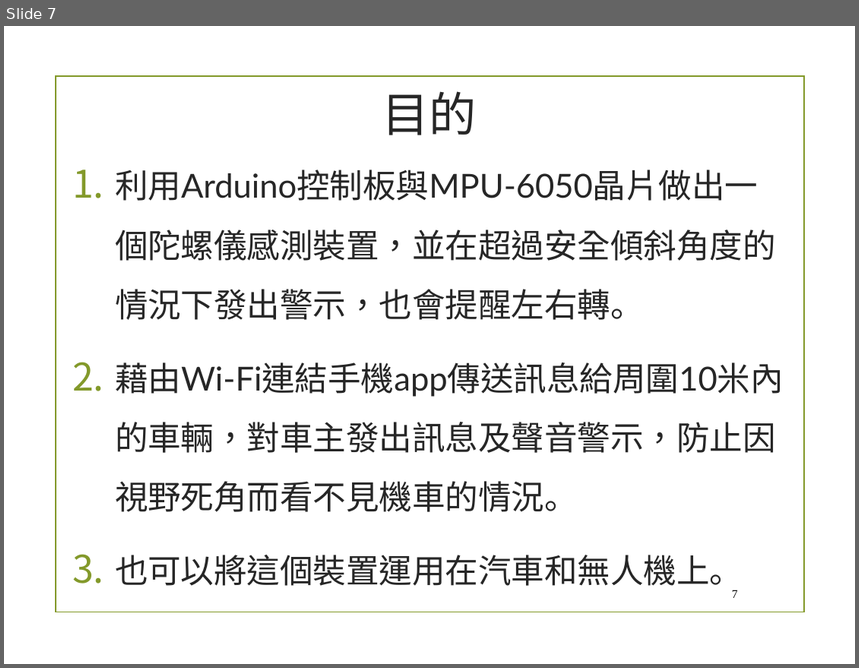
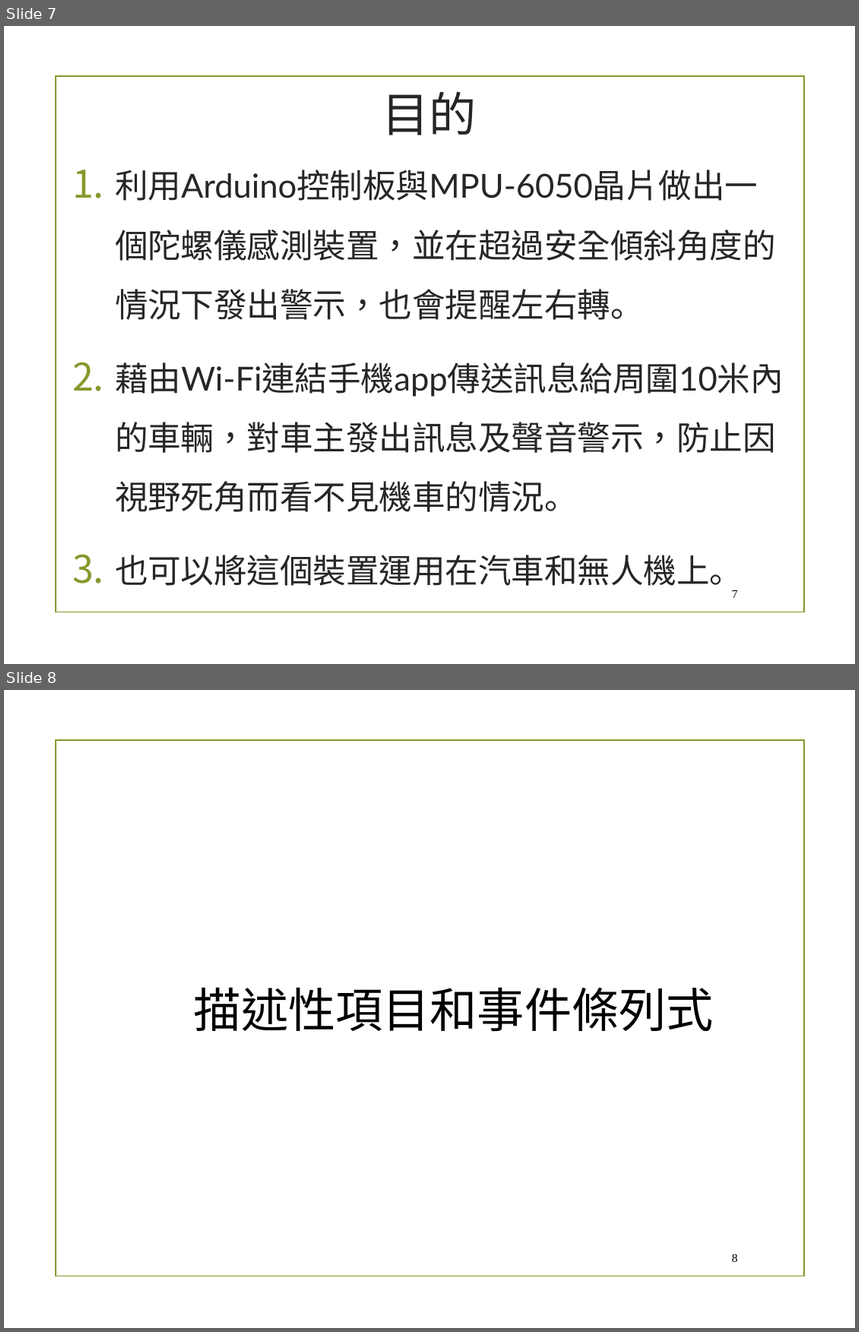
Before and after one commit to chandlerkuo/sharepee, a slide deck: 陀螺儀機車警示裝置.pptx. Shown one above the other, each under a label of ours: slide 7 before the commit, slides 7 and 8 after it. The pictures are 859x668 and 859x1332 pixels, drawn with LibreOffice and Linux fonts; fonts in the diff are those of the drawing; background and template pictures are left out. Boxes give left, top, right and bottom in pixels: in the first picture for what was removed or moved away, otherwise in the second. Text is boxed around its words. In the diff, an @@ line names an element or a change of style, - is before the commit and + after.

```diff
--- a/陀螺儀機車警示裝置.pptx
+++ b/陀螺儀機車警示裝置.pptx
@@ slide 8 added at (4, 690, 855, 1328), background picture (left out); not listed: 1 template element that a slide beside it also shows @@
@@ text added at (194, 987, 714, 1031), 40 pt, text #000000 @@
+描述性項目和事件條列式
@@ page number added at (732, 1254, 738, 1262), 10 pt, text #000000 @@
+8
```
Also in this commit, not shown: 2 slides changed, 10 other slides added.
